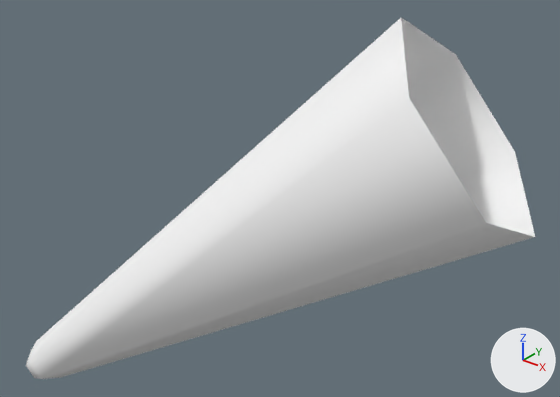
One commit to the glTF model public/3d/item/model__item__room.ofs_3285_0/3285IMIG05_11.gltf: the scene before it, then after it.
Both versions are drawn from a camera (50 mm lens) standing at (1.52, -1.8, 2.36) and looking at (0.02, 0.08, 1.2). The axes (+X, +Y, +Z) are drawn at lower right. The lights are the same throughout. The older version comes first.

Script lines for the objects in view, before the commit:
```python
mat_imig05_11_0 = principled_material('imig05_11_0')
mat_imig05_11_0.base_color = (1.0, 1.0, 1.0)  # white #ffffff
mat_imig05_11_0.roughness = 1.0
me_3285imig05_11 = bpy.data.meshes.new('3285IMIG05_11')
me_3285imig05_11.from_pydata(...)  # 47 vertices, 69 faces; spans x -0.88..0.87, y -0.48..0.48, z 0.32..1.87
# faces by material slot: [30, 9, 30]
me_3285imig05_11.materials.append(mat_imig05_11_1)  # white #ffffff
me_3285imig05_11.materials.append(mat_imig05_11_2)  # white #ffffff
me_3285imig05_11.materials.append(mat_imig05_11_0)  # white #ffffff
ob_3285imig05_11 = bpy.data.objects.new('3285IMIG05_11', me_3285imig05_11)
ob_3285imig05_11.location = (0.0, 0.0, 0.0)
```
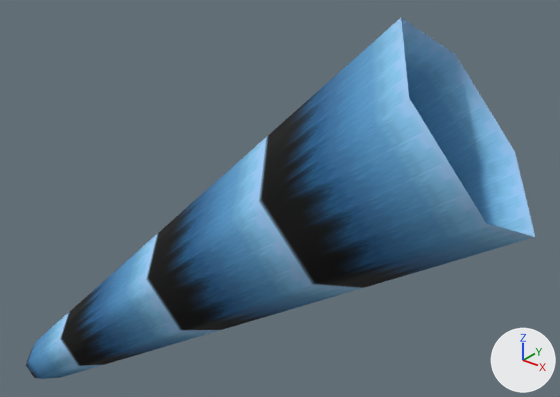
The edits, one by one:
Picture 'imig05_11_0' (img_imig05_11_0) is new.
In material 'imig05_11_0' (mat_imig05_11_0), base_color is no longer (1.0, 1.0, 1.0), white #ffffff.
In material 'imig05_11_0' (mat_imig05_11_0), texture is now set to img_imig05_11_0.

Boxes [x1, y1, x2, y2] around the edits, measured in the pictures (560 x 397 px):
'3285IMIG05_11', surface changed (white to blue)
    both: [26, 17, 535, 379]
